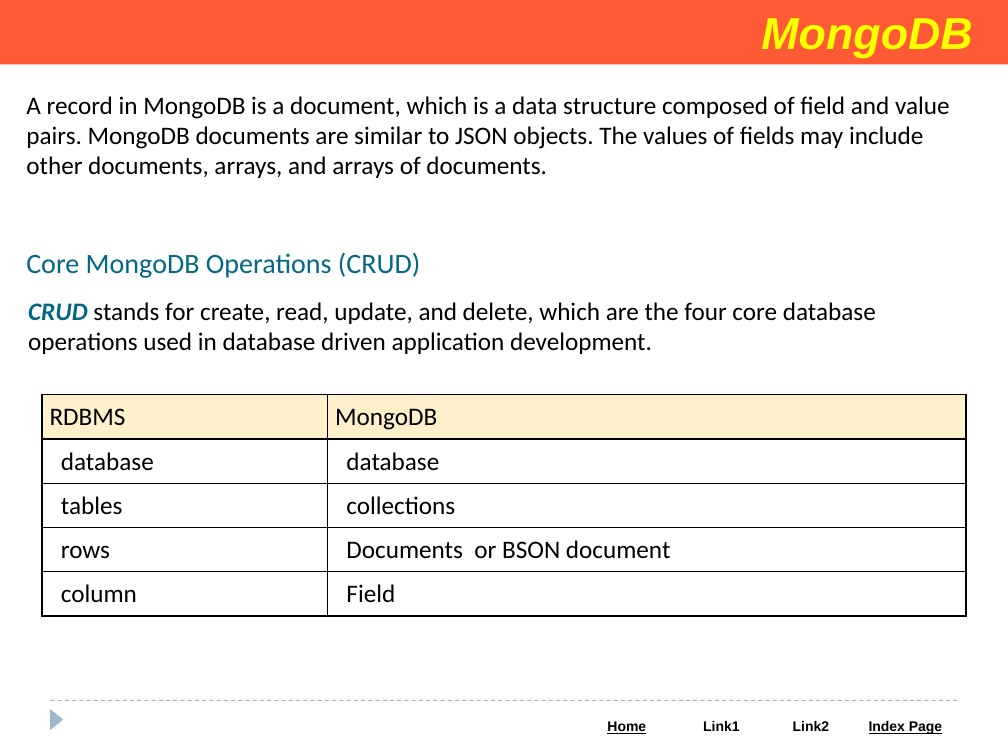
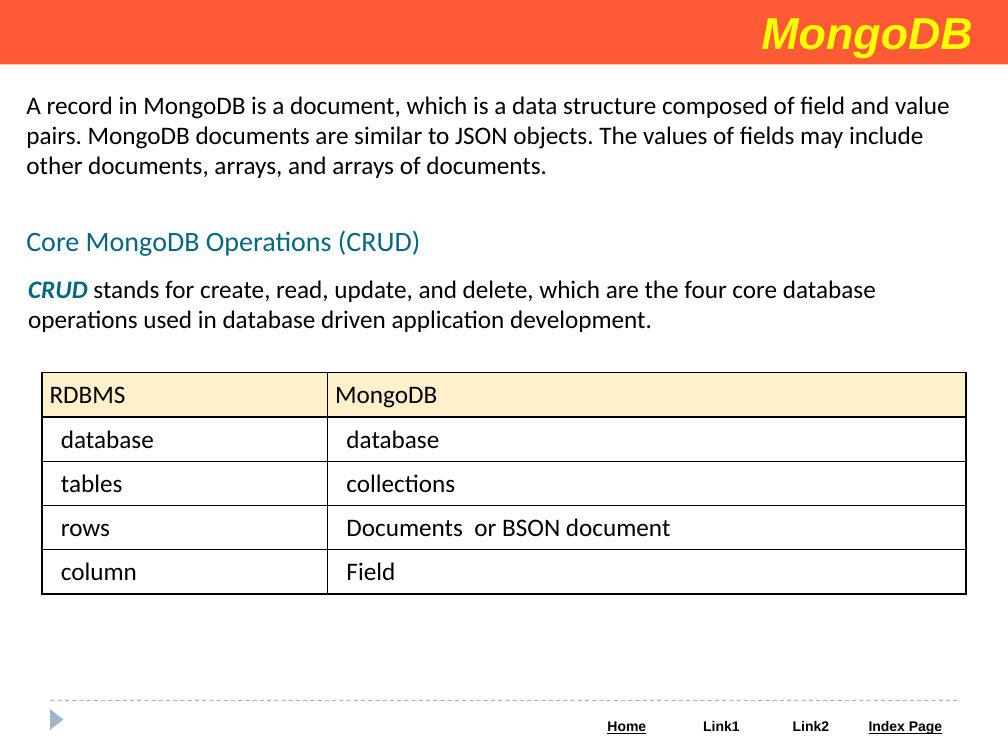
Before and after one commit to Saleel-Bagde/PPT-s, a slide deck: slide 5 of MongoDB PPT.pptx. Drawn at 1008x756 pixels with LibreOffice and Linux fonts; fonts in the diff are those of the drawing. Boxes give left, top, right and bottom in pixels: in the first picture for what was removed or moved away, otherwise in the second. Text is boxed around its words. In the diff, an @@ line names an element or a change of style, - is before the commit and + after.

```diff
--- a/MongoDB PPT.pptx
+++ b/MongoDB PPT.pptx
@@ 2 texts, 1 table: place and size @@
-2 texts, 1 table at (26, 252, 966, 616)
+2 texts, 1 table at (26, 230, 966, 594)
```
Also in this commit, not shown: 9 other slides changed, 2 slides added.
